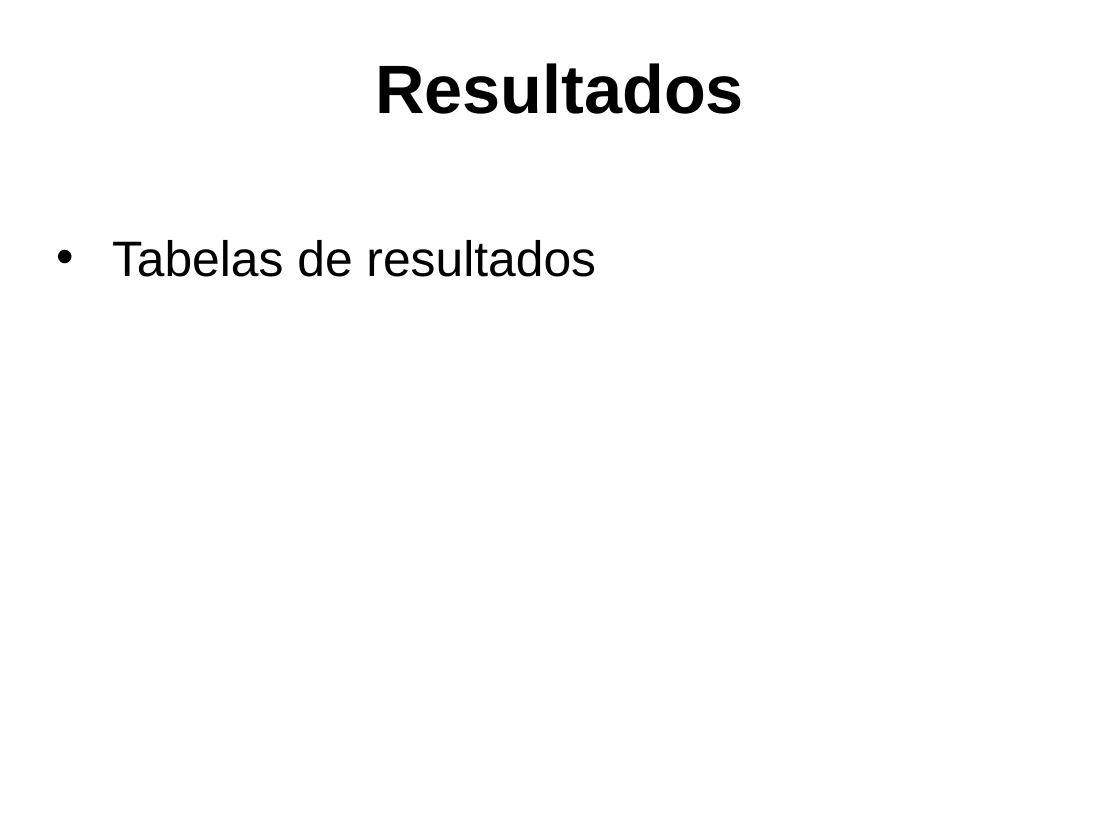
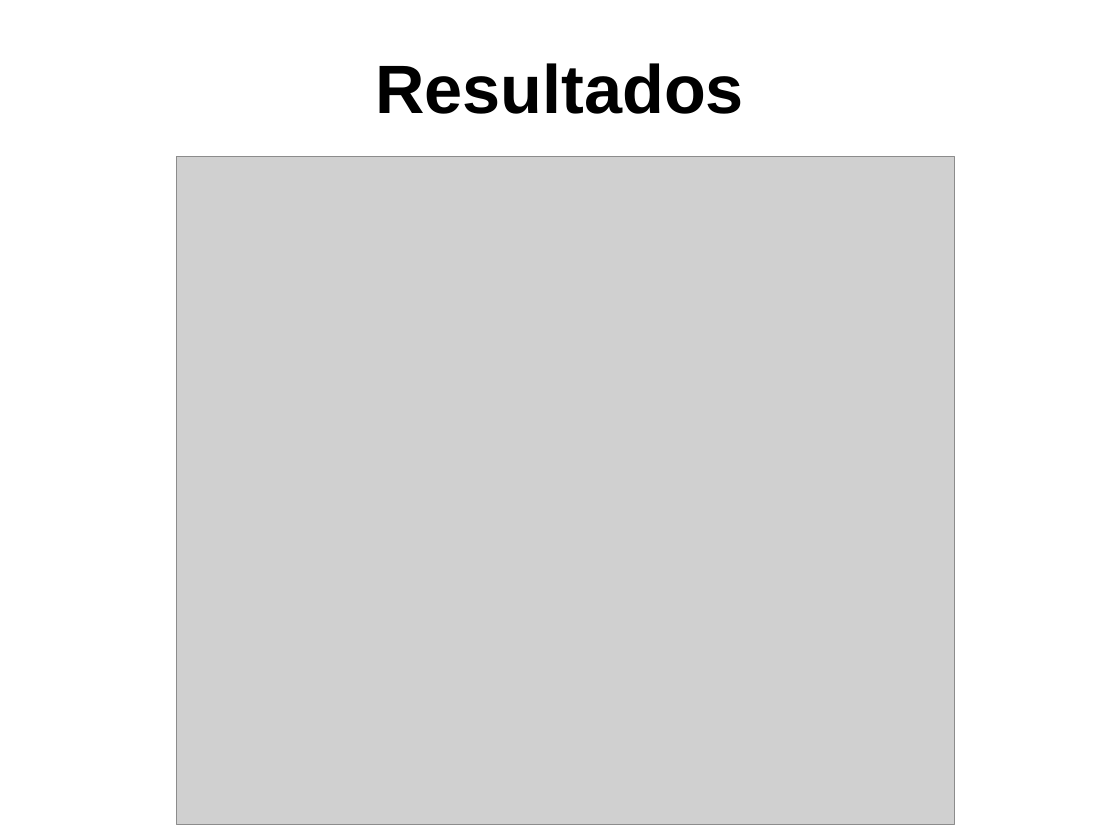
Before and after one commit to DaviWT/Com_Dig, a slide deck: slide 6 of Artigo/Apresentação.pptx. Drawn at 1120x840 pixels with LibreOffice and Linux fonts; fonts in the diff are those of the drawing; grey boxes stand for pictures; background and template pictures are left out. Boxes give left, top, right and bottom in pixels: in the first picture for what was removed or moved away, otherwise in the second. Text is boxed around its words. In the diff, an @@ line names an element or a change of style, - is before the commit and + after.

```diff
--- a/Artigo/Apresentação.pptx
+++ b/Artigo/Apresentação.pptx
@@ picture added at bbox=[177, 157, 955, 824] @@
@@ text removed at bbox=[112, 240, 596, 277] @@
-• Tabelas de resultados
```
Also in this commit, not shown: 1 other slide changed, 2 other files.
